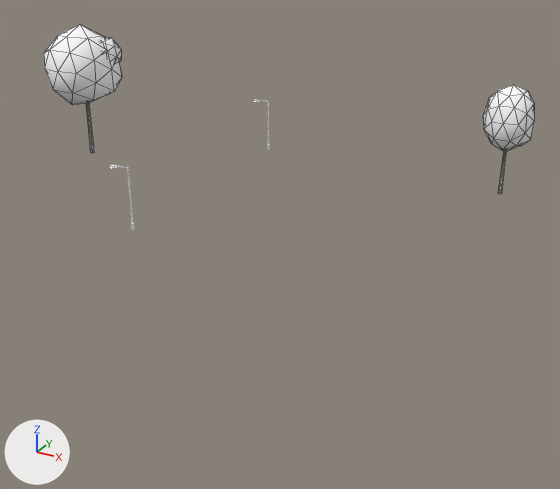
Renders of the glTF model cities/arlov-borggatan/pack/tiles/c3_1.glb from each side of a commit.
Rendered twice from a 50 mm camera at (254.6, 36.0, 32.4) aimed at (224.9, 90.0, 5.5). The lights are fixed; the arrows at lower left show +X, +Y and +Z. The picture after the commit comes second. Mesh edges are drawn as thin lines on the coarser meshes. Where no turn or scale is listed for an object, it has been applied to the vertices. Vertices at exactly the same position are counted once.

The first picture shows 'SM_Trees_3_1' and 1 more.
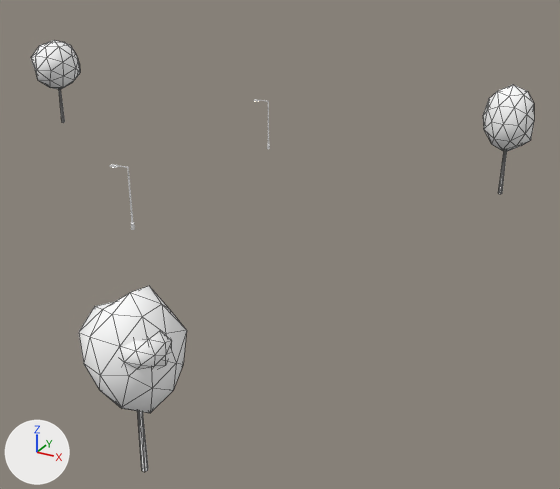
The newer file is also turned or shifted as a whole; pictures and numbers use the older file's frame.

Pixel boxes [x1, y1, x2, y2] of what changed, in the pictures (560 x 489 px; the box of a moved part takes in the faces that stretch with it):
'SM_Trees_3_1', reshaped (155% taller)
    before: [44, 25, 534, 194]
    after: [31, 40, 534, 472]
part 1 of me_sm_trees_3_1, moved or reshaped
    before: [86, 104, 95, 153]
    after: [59, 90, 65, 123]
part 2 of me_sm_trees_3_1, added
    after: [138, 411, 148, 472]
part 3 of me_sm_trees_3_1, added
    after: [31, 40, 80, 90]
part 4 of me_sm_trees_3_1, added
    after: [79, 286, 187, 413]
part 5 of me_sm_trees_3_1, added
    after: [121, 333, 172, 369]
part 6 of me_sm_trees_3_1, deleted
    before: [44, 25, 122, 105]
part 7 of me_sm_trees_3_1, deleted
    before: [102, 38, 121, 62]

Edits to the bpy script that builds the scene:
```text
Change me_sm_trees_3_1:
    used by ob_sm_trees_3_1; location = (215.55, 105.1, 13.29)
    remove me_sm_trees_3_1.from_pydata(...)  # 276 vertices, 504 faces; spans x -25.5..25.5, y -8.1..8.1, z -7.3..7.3
    add me_sm_trees_3_1.from_pydata(...)  # 414 vertices, 756 faces; spans x -36.8..25.5, y -47.1..8.1, z -7.3..3.6
    me_sm_trees_3_1 part 1: the loose piece of 12 vertices spanning x -21.5..-21.0, y -4.3..-3.9, z -7.0..-1.0 is scaled about its middle by (0.788, 0.793, 0.741), then moved by (-12.3, 8.3, -0.7)
    me_sm_trees_3_1 part 2: the loose piece of 12 vertices spanning x 22.9..23.3, y 5.3..5.6, z -7.3..-2.7 is copied, and the copy is scaled about its middle by (0.962, 0.974, 0.933), then moved by (-5.3, -50.1, -0.1); it spans x 17.6..18.0, y -44.8..-44.5, z -7.2..-2.9
    me_sm_trees_3_1 part 3: a new loose piece of 42 vertices spanning x -36.8..-30.4, y 0.8..7.2, z -2.7..3.5, in mat_m_leaf (white #ffffff)
    me_sm_trees_3_1 part 4: a new loose piece of 42 vertices spanning x 15.5..20.2, y -47.1..-42.5, z -3.1..2.9, in mat_m_leaf (white #ffffff)
    me_sm_trees_3_1 part 5: a new loose piece of 42 vertices spanning x 17.5..20.1, y -46.7..-43.8, z -0.5..1.7, in mat_m_leaf (white #ffffff)
    me_sm_trees_3_1 part 6: the loose piece of 42 vertices spanning x -25.5..-17.3, y -8.1..-0.2, z -1.4..7.3 is deleted
    me_sm_trees_3_1 part 7: the loose piece of 42 vertices spanning x -22.1..-17.4, y -5.5..-0.8, z 1.9..5.9 is deleted
    other edits to the shape of me_sm_trees_3_1 do not show in these pictures
```
